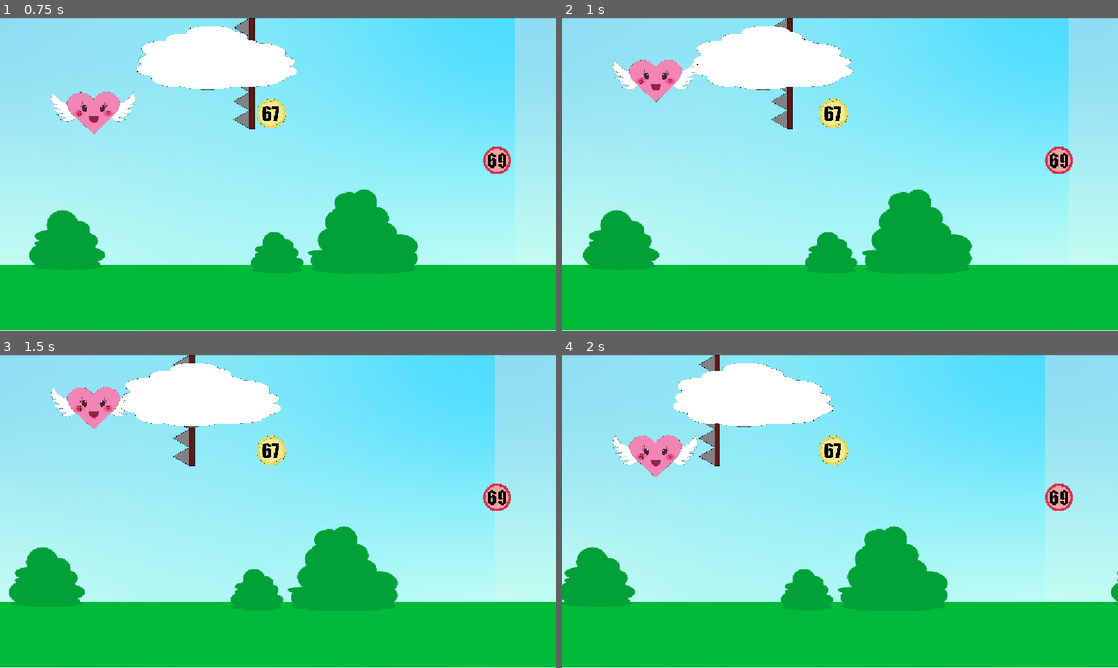
Above: before the commit, frames 1-4 (two rows, left to right).
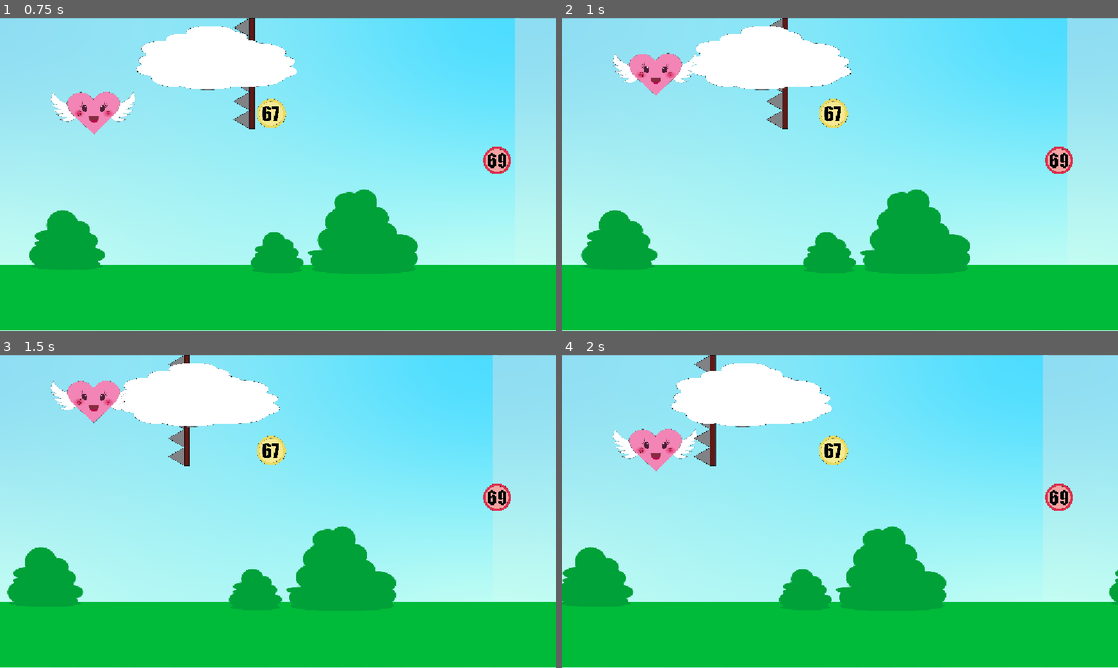
Above: after the commit, the same moments.

Repository: leadomic0909/bounce-back-67
Game: Godot game, scene res://BounceBack67.tscn
The game is run twice, just before and just after one commit, with the same random seed, the same clock (stepped at 60 frames per second) and the same inputs.
Inputs:
- Up to frame 1 (0.75 s): hold Up (ui_up) from 0.53 s (still down)
- Up to frame 2 (1 s): keep holding Up (ui_up)
- Up to frame 3 (1.5 s): release Up (ui_up) at 1.28 s; hold Down (ui_down) from 1.28 s (still down)
- Up to frame 4 (2 s): keep holding Down (ui_down)

Frame 1 is identical in both runs. In frame 2, 2.0% of the frame differs, in the area x 3-93%, y 0-81%; in frame 3, 2.0%; in frame 4, 2.2%, in the area x 0-100%, y 0-81%.

Commit message:
aaa

Diff:
--- a/BounceBack67.tscn
+++ b/BounceBack67.tscn
@@ -13,9 +13,6 @@
 
 [sub_resource type="CircleShape2D" id="CircleShape2D_dudcw"]
 radius = 186.44629
-
-[sub_resource type="RectangleShape2D" id="RectangleShape2D_4cylj"]
-size = Vector2(1542.2642, 630.71704)
 
 [sub_resource type="CircleShape2D" id="CircleShape2D_pv2l2"]
 radius = 193.62386
@@ -79,11 +76,8 @@
 scale = Vector2(0.21721312, 0.2172131)
 texture = ExtResource("6_n0txk")
 
-[node name="CollisionShape2D" type="CollisionShape2D" parent="oblak" unique_id=940026929]
-position = Vector2(509.00006, 83)
-scale = Vector2(0.21721312, 0.2172131)
-skew = -0.017453292
-shape = SubResource("RectangleShape2D_4cylj")
+[node name="CollisionPolygon2D" type="CollisionPolygon2D" parent="oblak" unique_id=987052387]
+polygon = PackedVector2Array(361, 78, 362, 74, 357, 71, 352, 63, 355, 59, 365, 52, 377, 49, 384, 48, 396, 47, 404, 48, 403, 42, 411, 37, 423, 33, 431, 33, 437, 33, 444, 33, 447, 34, 446, 27, 450, 23, 477, 17, 500, 16, 532, 19, 545, 26, 546, 29, 565, 33, 571, 38, 572, 43, 590, 48, 596, 51, 613, 53, 632, 58, 645, 62, 650, 66, 652, 73, 648, 78, 667, 84, 672, 90, 671, 94, 662, 101, 673, 106, 675, 111, 673, 115, 665, 120, 653, 125, 648, 126, 645, 129, 639, 131, 636, 133, 632, 135, 619, 139, 607, 141, 588, 142, 560, 142, 546, 142, 542, 140, 540, 142, 535, 144, 511, 147, 493, 148, 462, 147, 442, 143, 434, 141, 418, 143, 396, 140, 379, 133, 372, 123, 372, 119, 352, 116, 343, 109, 342, 101, 351, 98, 356, 96, 349, 93, 346, 88, 349, 83, 355, 80)
 
 [node name="Area2D" type="Area2D" parent="." unique_id=221863669]
 
